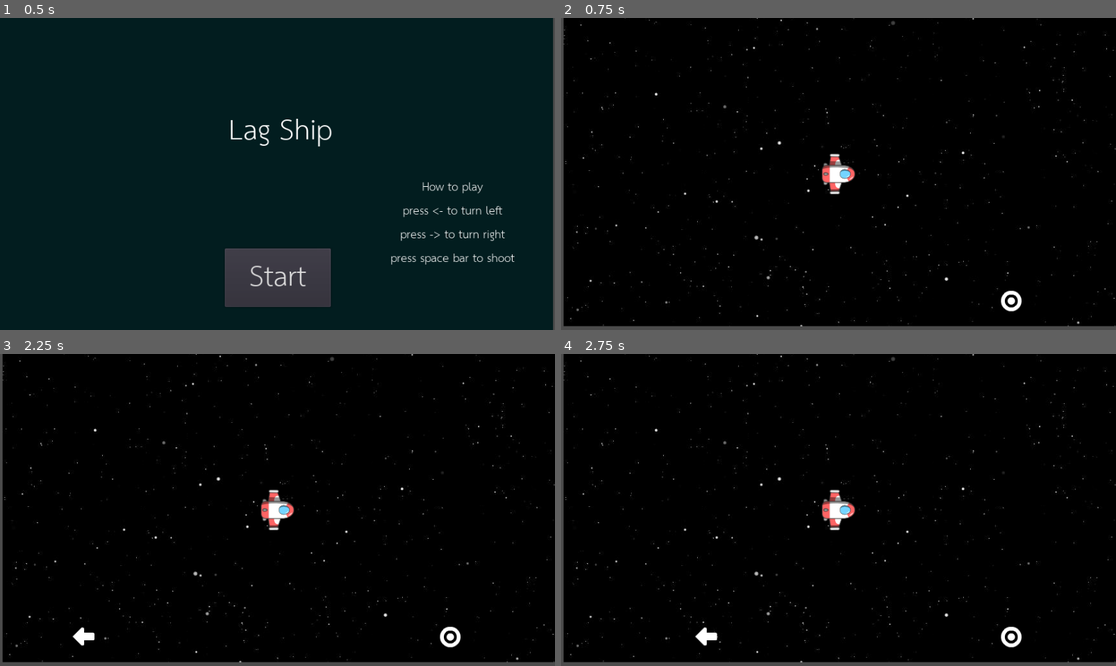
Above: before the commit, frames 1-4 (two rows, left to right).
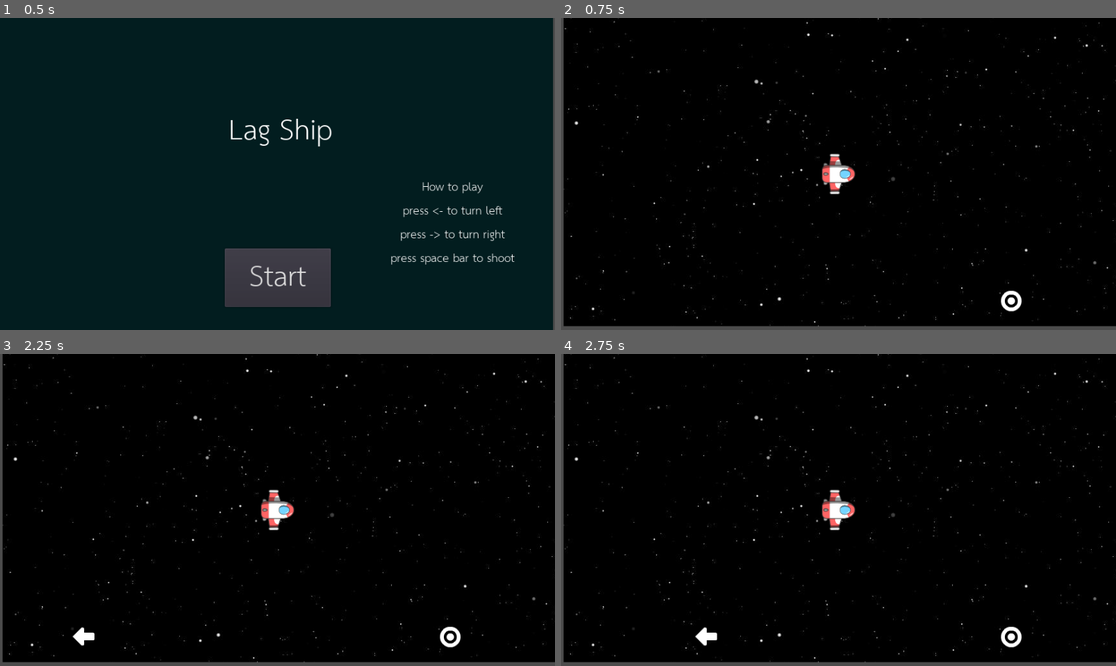
Above: after the commit, the same moments.

Repository: darkyuu/GGJ18-LagShip
Game: Godot game, scene res://Scenes/MenuScene.tscn
Two runs of this game, one before a commit and one after it. Both use one fixed random seed, a clock stepped at 60 frames per second and the inputs below.
Inputs (mouse positions are in pixels of both pictures, inside the frame that each line leads up to):
- Up to frame 1 (0.5 s): no input
- Up to frame 2 (0.75 s): click "Start" at 0.5 s
- Up to frame 3 (2.25 s): tap Enter at 1.25 s; move the mouse to (399, 494) at 1.27 s; hold Right (ui_right) 1.28-2.03 s; tap Space (player_shoot, bound only after the commit) at 1.35, 2, 2.1 s; move the mouse to (166, 525) at 2.02 s; hold Left (ui_left) from 2.03 s (still down)
- Up to frame 4 (2.75 s): keep holding Left (ui_left)

Frame 1 is identical in both runs. In frame 2, 1.1% of the frame differs, in the area x 0-100%, y 0-99%; in frame 3, 1.1%; in frame 4, 1.1%.

Commit message:
ADD: player laser, explosion effect of asteroid

Diff:
--- a/GameObjects/AsteroidObject.tscn
+++ b/GameObjects/AsteroidObject.tscn
@@ -1,14 +1,16 @@
-[gd_scene load_steps=4 format=2]
+[gd_scene load_steps=6 format=2]
 
 [ext_resource path="res://Scripts/AsteroidObject.gd" type="Script" id=1]
 [ext_resource path="res://Assets/sprite/comet.png" type="Texture" id=2]
+[ext_resource path="res://GameObjects/ExplosionSpriteEffect.tscn" type="PackedScene" id=3]
+[ext_resource path="res://Assets/audio/explosion_short2.wav" type="AudioStream" id=4]
 
 [sub_resource type="CircleShape2D" id=1]
 
 custom_solver_bias = 0.0
 radius = 31.341
 
-[node name="Asteroid" type="RigidBody2D" index="0"]
+[node name="Asteroid" type="RigidBody2D"]
 
 input_pickable = false
 collision_layer = 1
@@ -37,7 +39,20 @@
 [node name="Sprite" type="Sprite" parent="." index="0"]
 
 texture = ExtResource( 2 )
+_sections_unfolded = [ "Animation", "Region", "Transform", "Visibility", "Z Index" ]
 
 [node name="Collision" type="CollisionShape2D" parent="." index="1"]
 
 shape = SubResource( 1 )
+
+[node name="ExplosionSpriteEffect" parent="." index="2" instance=ExtResource( 3 )]
+
+[node name="ExplosionSound" type="AudioStreamPlayer" parent="." index="3"]
+
+stream = ExtResource( 4 )
+volume_db = -13.0
+autoplay = false
+mix_target = 0
+bus = "Master"
+
+[connection signal="animation_finished" from="ExplosionSpriteEffect" to="." method="_on_ExplosionSpriteEffect_animation_finished"]
--- /dev/null
+++ b/GameObjects/ExplosionSpriteEffect.tscn
@@ -0,0 +1,25 @@
+[gd_scene load_steps=11 format=2]
+
+[ext_resource path="res://Assets/explosion_animation/explosion00.png" type="Texture" id=1]
+[ext_resource path="res://Assets/explosion_animation/explosion01.png" type="Texture" id=2]
+[ext_resource path="res://Assets/explosion_animation/explosion02.png" type="Texture" id=3]
+[ext_resource path="res://Assets/explosion_animation/explosion03.png" type="Texture" id=4]
+[ext_resource path="res://Assets/explosion_animation/explosion04.png" type="Texture" id=5]
+[ext_resource path="res://Assets/explosion_animation/explosion05.png" type="Texture" id=6]
+[ext_resource path="res://Assets/explosion_animation/explosion06.png" type="Texture" id=7]
+[ext_resource path="res://Assets/explosion_animation/explosion08.png" type="Texture" id=8]
+[ext_resource path="res://Assets/explosion_animation/explosion07.png" type="Texture" id=9]
+
+[sub_resource type="SpriteFrames" id=1]
+
+animations = [ {
+"frames": [ ExtResource( 1 ), ExtResource( 2 ), ExtResource( 3 ), ExtResource( 4 ), ExtResource( 5 ), ExtResource( 6 ), ExtResource( 7 ), ExtResource( 8 ), ExtResource( 9 ) ],
+"loop": true,
+"name": "default",
+"speed": 12.0
+} ]
+
+[node name="ExplosionSpriteEffect" type="AnimatedSprite"]
+
+frames = SubResource( 1 )
+animation = "default"
--- /dev/null
+++ b/GameObjects/PlayerBulletObject.tscn
@@ -0,0 +1,36 @@
+[gd_scene load_steps=4 format=2]
+
+[ext_resource path="res://Scripts/PlayerBulletObject.gd" type="Script" id=1]
+[ext_resource path="res://Assets/sprite/laser.png" type="Texture" id=2]
+
+[sub_resource type="RectangleShape2D" id=1]
+
+custom_solver_bias = 0.0
+extents = Vector2( 29.419, 30.1415 )
+
+[node name="PlayerBullet" type="Area2D"]
+
+input_pickable = true
+gravity_vec = Vector2( 0, 1 )
+gravity = 98.0
+linear_damp = 0.1
+angular_damp = 1.0
+audio_bus_override = false
+audio_bus_name = "Master"
+script = ExtResource( 1 )
+__meta__ = {
+"_edit_group_": true
+}
+speed = 1000
+
+[node name="Sprite" type="Sprite" parent="." index="0"]
+
+texture = ExtResource( 2 )
+
+[node name="Collision" type="CollisionShape2D" parent="." index="1"]
+
+position = Vector2( 2.20976, 0.245385 )
+scale = Vector2( 0.165409, 0.916883 )
+shape = SubResource( 1 )
+
+[connection signal="body_entered" from="." to="." method="_on_PlayerBullet_body_entered"]
--- a/GameObjects/ShipObject.tscn
+++ b/GameObjects/ShipObject.tscn
@@ -1,7 +1,9 @@
-[gd_scene load_steps=4 format=2]
+[gd_scene load_steps=6 format=2]
 
 [ext_resource path="res://Scripts/ShipObject.gd" type="Script" id=1]
-[ext_resource path="res://Assets/sprite/spaceship.png" type="Texture" id=2]
+[ext_resource path="res://GameObjects/PlayerBulletObject.tscn" type="PackedScene" id=2]
+[ext_resource path="res://Assets/sprite/spaceship.png" type="Texture" id=3]
+[ext_resource path="res://Assets/audio/laser_shot2.wav" type="AudioStream" id=4]
 
 [sub_resource type="CapsuleShape2D" id=1]
 
@@ -22,10 +24,11 @@
 __meta__ = {
 "_edit_group_": true
 }
+Bullets = ExtResource( 2 )
 
 [node name="Sprite" type="Sprite" parent="." index="0"]
 
-texture = ExtResource( 2 )
+texture = ExtResource( 3 )
 
 [node name="Collision" type="CollisionShape2D" parent="." index="1"]
 
@@ -59,4 +62,19 @@
 editor_draw_drag_margin = false
 _sections_unfolded = [ "Drag Margin", "Editor", "Limit", "Material", "Offset", "Pause", "Smoothing", "Transform", "Visibility", "Z Index" ]
 
+[node name="BulletContainer" type="Node" parent="." index="3"]
+
+[node name="Muzzle" type="Position2D" parent="." index="4"]
+
+position = Vector2( 0, -35 )
+_sections_unfolded = [ "Transform" ]
+
+[node name="ShootSound" type="AudioStreamPlayer" parent="." index="5"]
+
+stream = ExtResource( 4 )
+volume_db = -10.0
+autoplay = false
+mix_target = 0
+bus = "Master"
+
 [connection signal="body_entered" from="." to="." method="_on_Ship_body_entered"]
--- a/Scenes/GameplayScene.tscn
+++ b/Scenes/GameplayScene.tscn
@@ -24,7 +24,7 @@
 "speed": 0.25
 } ]
 
-[node name="Gameplay" type="Node"]
+[node name="Gameplay" type="Node" index="0"]
 
 script = ExtResource( 1 )
 Right_commands = ExtResource( 2 )
@@ -39,7 +39,6 @@
 position = Vector2( 436, 237 )
 frames = SubResource( 1 )
 animation = "default"
-frame = 3
 playing = true
 _sections_unfolded = [ "Transform" ]
 
--- a/Scripts/AsteroidObject.gd
+++ b/Scripts/AsteroidObject.gd
@@ -1,14 +1,26 @@
 extends RigidBody2D
-
-signal explode
 
 var velocity = Vector2()
 var rotation_speed
 var extents = Vector2()
 
 func _ready():
-	pass
+	add_to_group("asteroids")
+	$ExplosionSpriteEffect.visible = false;
 
 func _process(delta):
 	if Global.paused == true:
-		sleeping = true;
+		sleeping = true
+
+func explode_itself():
+	$Sprite.visible = false
+	$ExplosionSpriteEffect.visible = true;
+	$ExplosionSpriteEffect.play()
+#	var exlp = explosion.instance()
+#	add_child(exlp)
+#	exlp.set_position(get_global_mouse_position())
+#	exlp.play()
+	$ExplosionSound.play()
+
+func _on_ExplosionSpriteEffect_animation_finished():
+	queue_free()
--- a/Scripts/GameplayScene.gd
+++ b/Scripts/GameplayScene.gd
@@ -74,7 +74,4 @@
 	Global.paused = true
 	$AsteroidTimer.stop();
 
-#	$DeathSound.play()
-#	$Music.stop()
-#	$AsteroidTimer.stop()
 #	$GameplayHUD.show_game_over()
--- /dev/null
+++ b/Scripts/PlayerBulletObject.gd
@@ -0,0 +1,20 @@
+extends Area2D
+
+export (int) var speed = 1000
+var velocity = Vector2()
+
+func _ready():
+	set_process(true)
+
+func _process(delta):
+	set_position(get_position() + velocity * delta)
+
+func start_at(direction, position):
+	set_rotation(direction)
+	set_position(position)
+	velocity = Vector2(speed, 0).rotated(direction - PI/2)
+
+func _on_PlayerBullet_body_entered(area):
+	if area.is_in_group("asteroids"):
+		queue_free()
+		area.explode_itself()
--- a/Scripts/ShipObject.gd
+++ b/Scripts/ShipObject.gd
@@ -2,8 +2,9 @@
 
 signal hit
 
+export (PackedScene) var Bullets
+
 var current_direction = PI/2
-#var current_state = "idle"
 var current_position;
 
 func _ready():
@@ -14,8 +15,11 @@
 	$Collision.disabled = true
 	start()
 	set_process(false)
+#	set_process(true) #for test in GameObject
 
 func _process(delta):
+	if Input.is_action_just_pressed("player_shoot"):
+		shoot()
 	if Input.is_action_just_pressed("ui_right"):
 		current_direction += PI/4;
 		trim_direction_in_radian()
@@ -51,3 +55,9 @@
 	$Collision.disabled = true
 	hide()
 	emit_signal("hit")
+
+func shoot():
+	var bullet_obj = Bullets.instance()
+	$BulletContainer.add_child(bullet_obj)
+	bullet_obj.start_at(get_rotation(), $Muzzle.get_global_position())
+	$ShootSound.play()
--- a/project.godot
+++ b/project.godot
@@ -23,6 +23,11 @@
 window/size/width=864
 window/size/height=486
 
+[input]
+
+player_shoot=[ Object(InputEventKey,"resource_local_to_scene":false,"resource_name":"","device":0,"alt":false,"shift":false,"control":false,"meta":false,"command":false,"pressed":false,"scancode":32,"unicode":0,"echo":false,"script":null)
+ ]
+
 [rendering]
 
 environment/default_environment="res://default_env.tres"
Binary file added: Assets/explosion_animation/explosion00.png
Not shown, added: Assets/explosion_animation/explosion00.png.import
Binary file added: Assets/explosion_animation/explosion01.png
Not shown, added: Assets/explosion_animation/explosion01.png.import
Binary file added: Assets/explosion_animation/explosion02.png
Not shown, added: Assets/explosion_animation/explosion02.png.import
Binary file added: Assets/explosion_animation/explosion03.png
Not shown, added: Assets/explosion_animation/explosion03.png.import
Binary file added: Assets/explosion_animation/explosion04.png
Not shown, added: Assets/explosion_animation/explosion04.png.import
Binary file added: Assets/explosion_animation/explosion05.png
Not shown, added: Assets/explosion_animation/explosion05.png.import
(and 8 more such lines)
